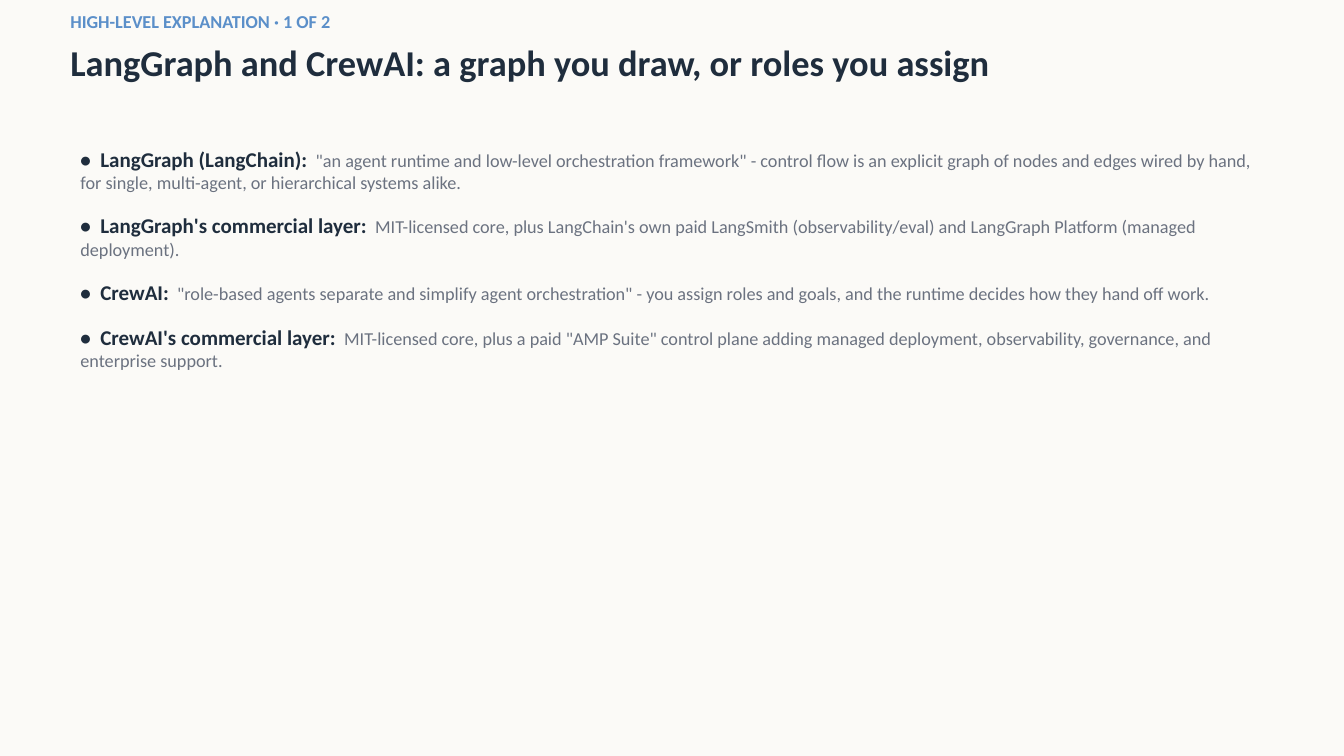
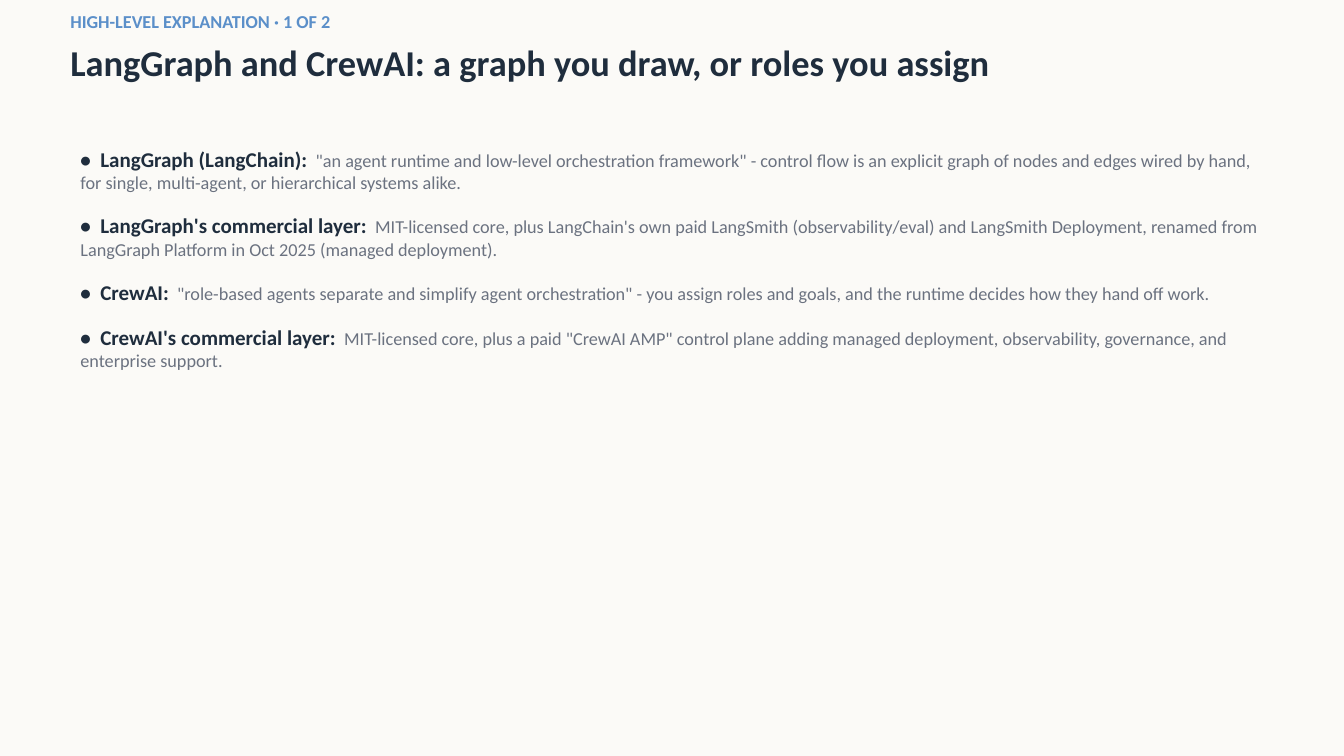
Before and after one commit to AgenticForze/AI-Regenesis-Learn, a slide deck: slide 3 of decks/9.2-Orchestration-Frameworks-at-a-Glance-Slides.pptx. Drawn at 1344x756 pixels with LibreOffice and Linux fonts; fonts in the diff are those of the drawing. Boxes give left, top, right and bottom in pixels: in the first picture for what was removed or moved away, otherwise in the second. Text is boxed around its words. In the diff, an @@ line names an element or a change of style, - is before the commit and + after.

Commit message:
Add Chapter 9.5: Open-Source vs. Managed/Proprietary Trade-offs
Names the two independent axes (open source vs. proprietary code,
self-hosted vs. managed operation) behind every product in 9.2 and 9.3,
and the cost, control, and lock-in trade-offs that follow, without
declaring a universal winner. Includes a matching slide deck and a new
glossary entry.

Also retroactively corrects Chapter 9.2's two now-outdated product
names (LangGraph Platform -> LangSmith Deployment, renamed October
2025; CrewAI's AMP Suite -> CrewAI AMP) in its prose, comparison table,
glossary entries, and deck.

```diff
--- a/decks/9.2-Orchestration-Frameworks-at-a-Glance-Slides.pptx
+++ b/decks/9.2-Orchestration-Frameworks-at-a-Glance-Slides.pptx
@@ text at (80,218,1258,259): text changed @@
-• LangGraph's commercial layer: MIT-licensed core, plus LangChain's own paid LangSmith (observability/eval) and LangGraph Platform (managed deployment).
+• LangGraph's commercial layer: MIT-licensed core, plus LangChain's own paid LangSmith (observability/eval) and LangSmith Deployment, renamed from LangGraph Platform in Oct 2025 (managed deployment).
@@ text at (80,330,1227,370): text changed @@
-• CrewAI's commercial layer: MIT-licensed core, plus a paid "AMP Suite" control plane adding managed deployment, observability, governance, and enterprise support.
+• CrewAI's commercial layer: MIT-licensed core, plus a paid "CrewAI AMP" control plane adding managed deployment, observability, governance, and enterprise support.
```
Also in this commit, not shown: 1 other slide changed, 5 other files.
